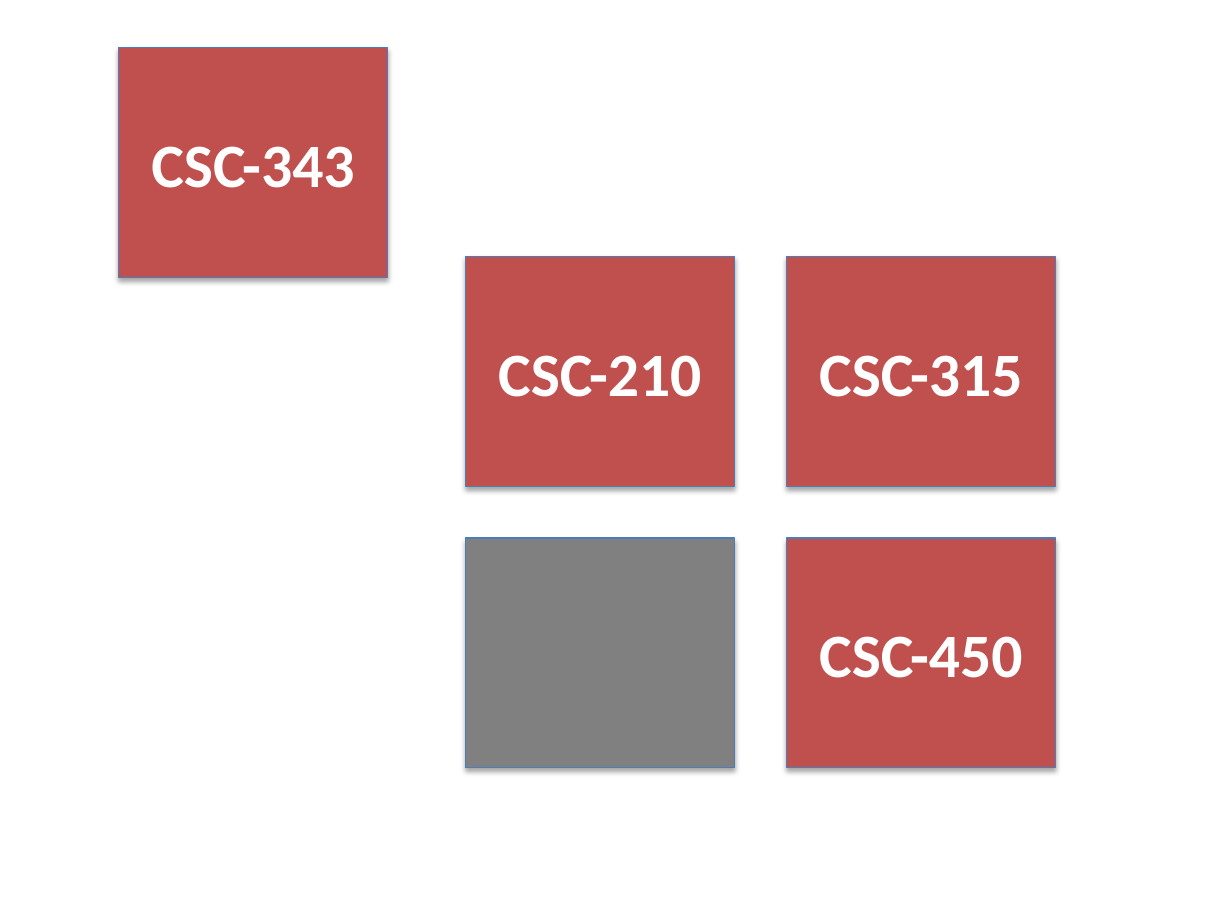
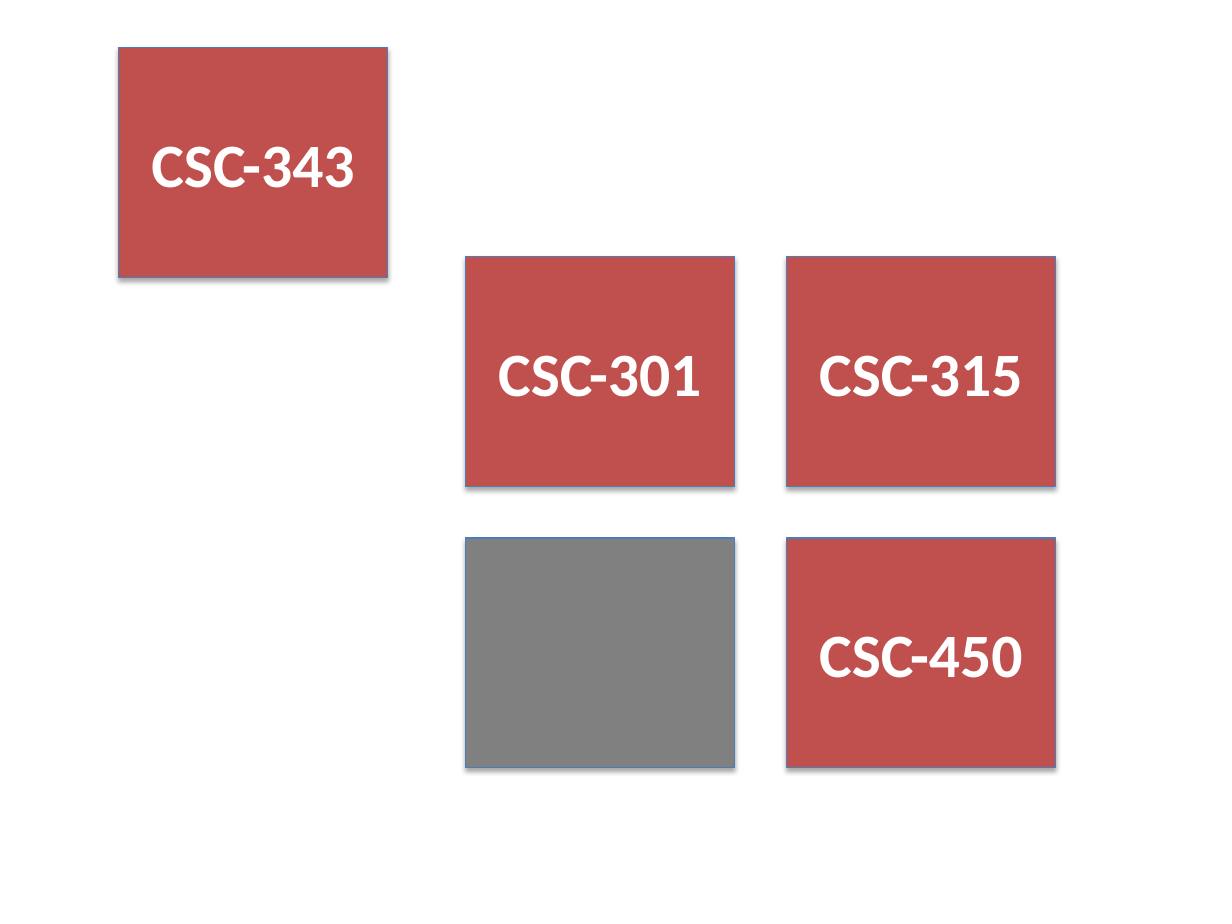
Before and after one commit to gdancik/gdancik.github.io, a slide deck: slide 1 of img/portfolio/img.pptx. Drawn at 1232x924 pixels with LibreOffice and Linux fonts; fonts in the diff are those of the drawing. Boxes give left, top, right and bottom in pixels: in the first picture for what was removed or moved away, otherwise in the second. Text is boxed around its words. In the diff, an @@ line names an element or a change of style, - is before the commit and + after.

```diff
--- a/img/portfolio/img.pptx
+++ b/img/portfolio/img.pptx
@@ text in rectangle at [498, 355, 701, 397]: text changed @@
-CSC-210
+CSC-301
```
Also in this commit, not shown: 3 other files.
